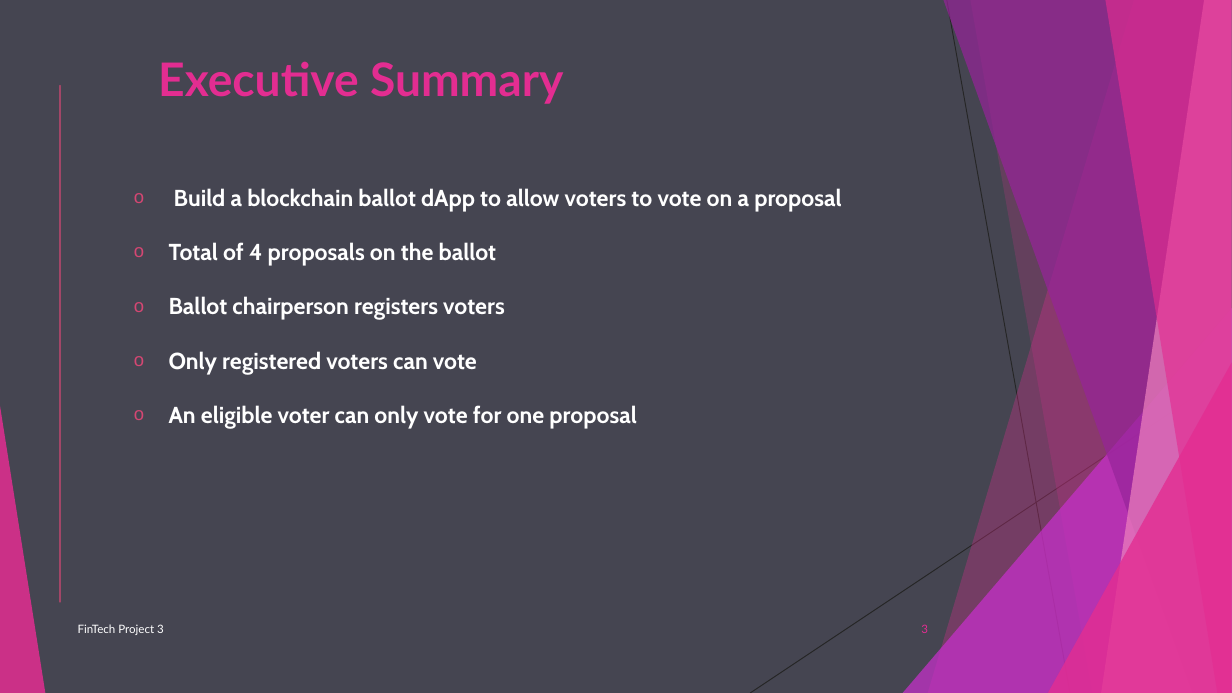
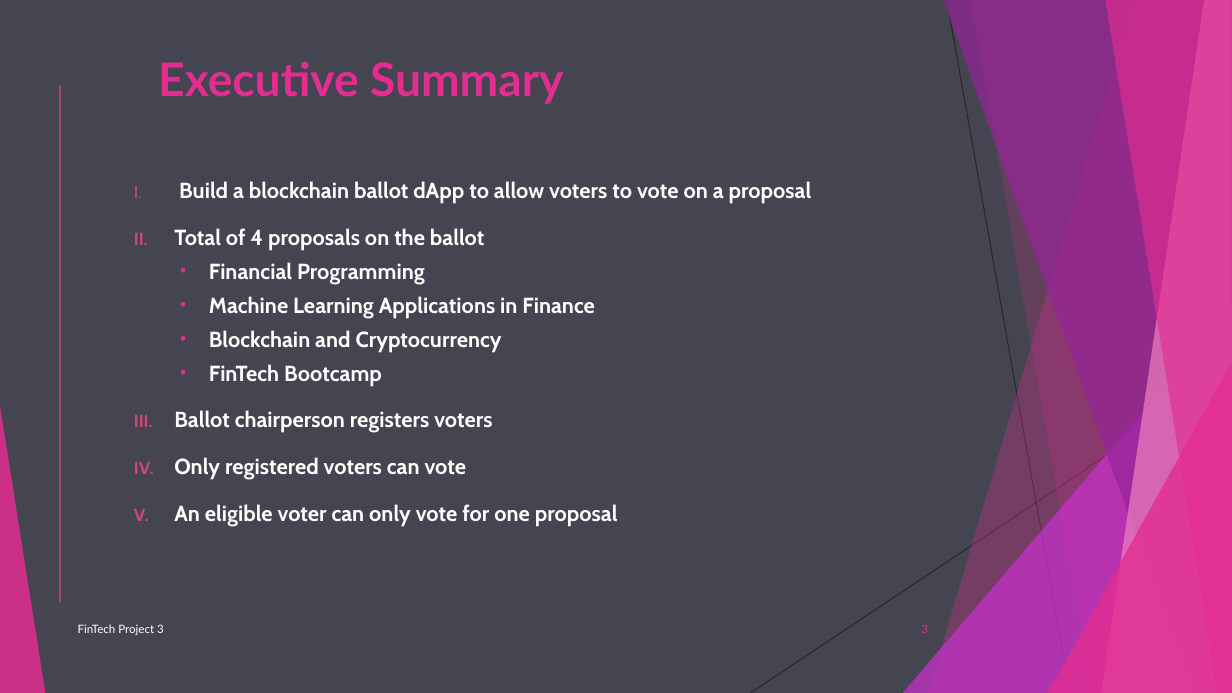
Before and after one commit to Bakoroba/blockchain_ballot_dapp, a slide deck: slide 3 of Ethereum Blockchain Ballot System dApp.ppt. Drawn at 1232x693 pixels with LibreOffice and Linux fonts; fonts in the diff are those of the drawing. Boxes give left, top, right and bottom in pixels: in the first picture for what was removed or moved away, otherwise in the second. Text is boxed around its words. In the diff, an @@ line names an element or a change of style, - is before the commit and + after.

```diff
--- a/Ethereum Blockchain Ballot System dApp.ppt
+++ b/Ethereum Blockchain Ballot System dApp.ppt
@@ text at <box>174,181,812,527</box>: size 18 to 17 pt in "Build a blockchain ballot dApp to allow ...", "Total of 4 proposals on the ballot", "Ballot chairperson registers voters", "Only registered voters can vote" and 1 more places; bullet o to I.; line spacing 1.5 to 1.3 @@
@@ text at <box>209,262,595,387</box>: paragraphs added @@
+  • Financial Programming
+  • Machine Learning Applications in Finance
+  • Blockchain and Cryptocurrency
+  • FinTech Bootcamp
```
Also in this commit, not shown: 6 other slides changed, 1 slide added.
